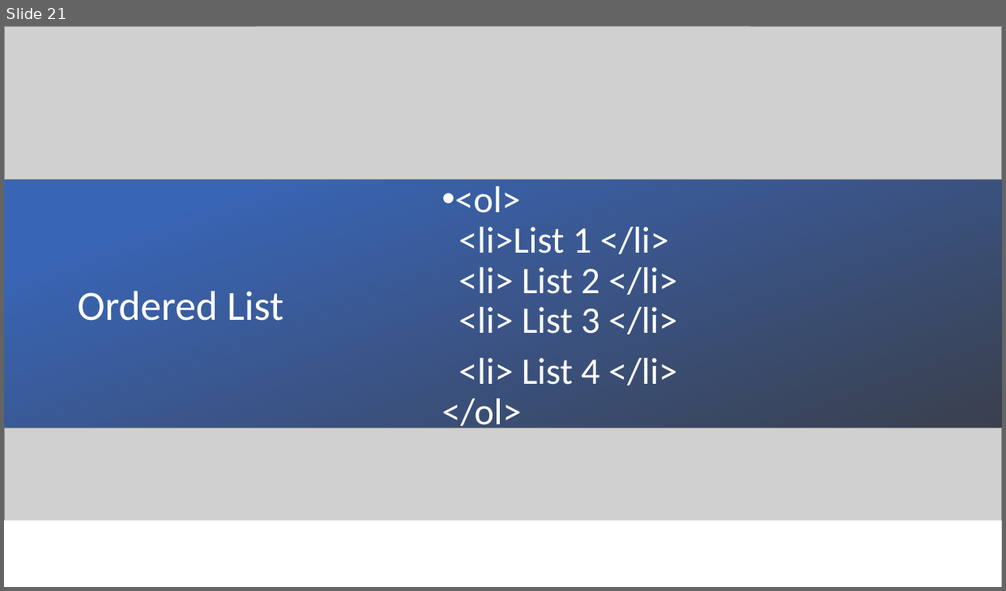
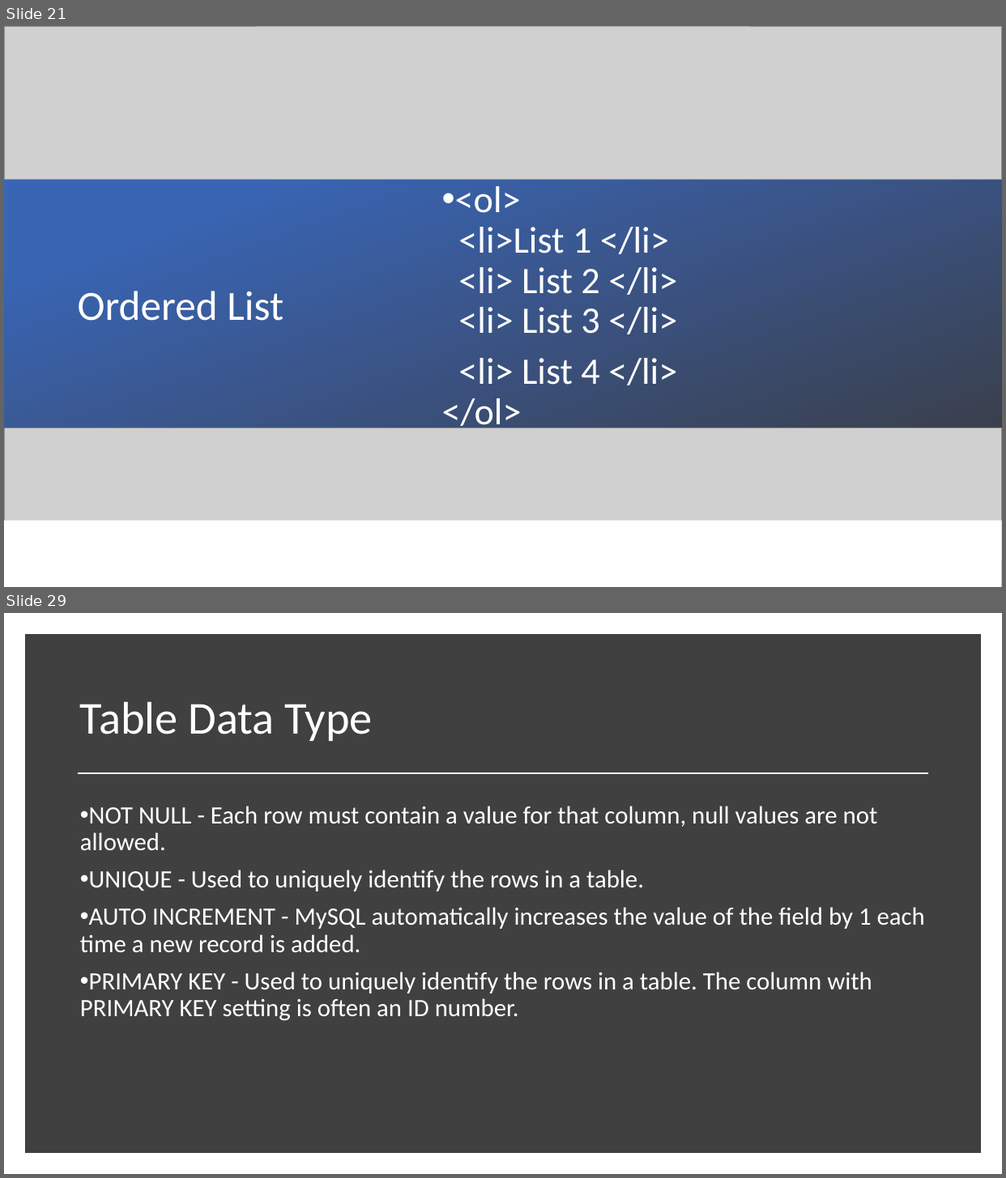
Before and after one commit to zneroravi/FullStack20, a slide deck: FullStackTraining.pptx. Shown one above the other, each under a label of ours: slide 21 before the commit, slides 21 and 29 after it; the slides between them are not shown. The pictures are 1006x591 and 1006x1178 pixels, drawn with LibreOffice and Linux fonts; fonts in the diff are those of the drawing; grey boxes stand for pictures. Boxes give left, top, right and bottom in pixels: in the first picture for what was removed or moved away, otherwise in the second. Text is boxed around its words. In the diff, an @@ line names an element or a change of style, - is before the commit and + after.

```diff
--- a/FullStackTraining.pptx
+++ b/FullStackTraining.pptx
@@ slide 29 added at [4, 613, 1002, 1174], background #FFFFFF @@
@@ rectangle added at [30, 639, 976, 1148], fill #404040, outline #404040 10 pt @@
@@ title added at [80, 702, 373, 741], 44 pt, text #FFFFFF @@
+Table Data Type
@@ line added from (78, 773) to (928, 773), #FFFFFF 1.75 pt @@
@@ text added at [80, 806, 925, 1021], 24 pt, text #FFFFFF @@
+• NOT NULL - Each row must contain a value for that column, null values are not allowed.
+• UNIQUE - Used to uniquely identify the rows in a table.
+• AUTO INCREMENT - MySQL automatically increases the value of the field by 1 each time a new record is added.
+• PRIMARY KEY - Used to uniquely identify the rows in a table. The column with PRIMARY KEY setting is often an ID number.
```
Also in this commit, not shown: 17 other slides added.
